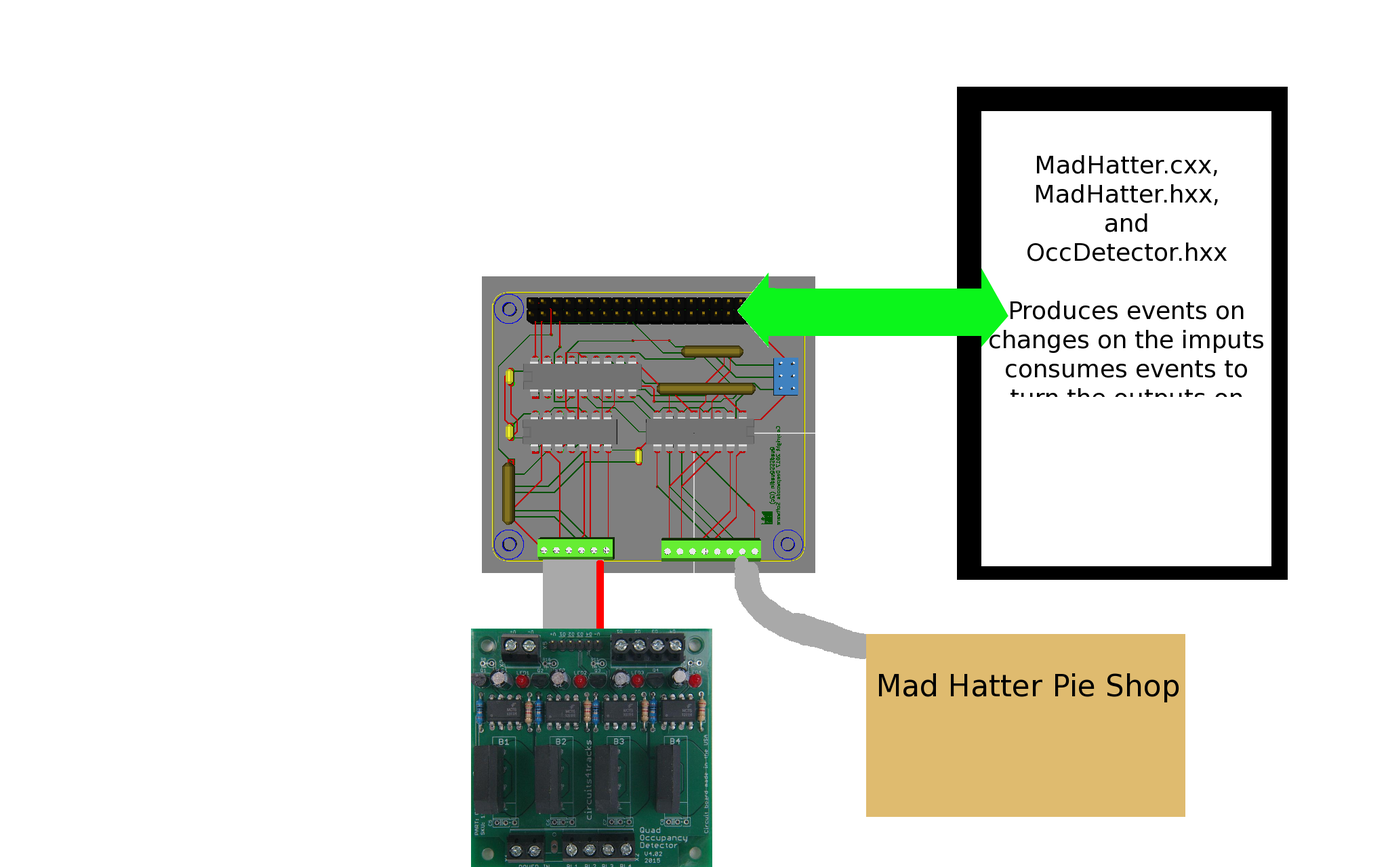
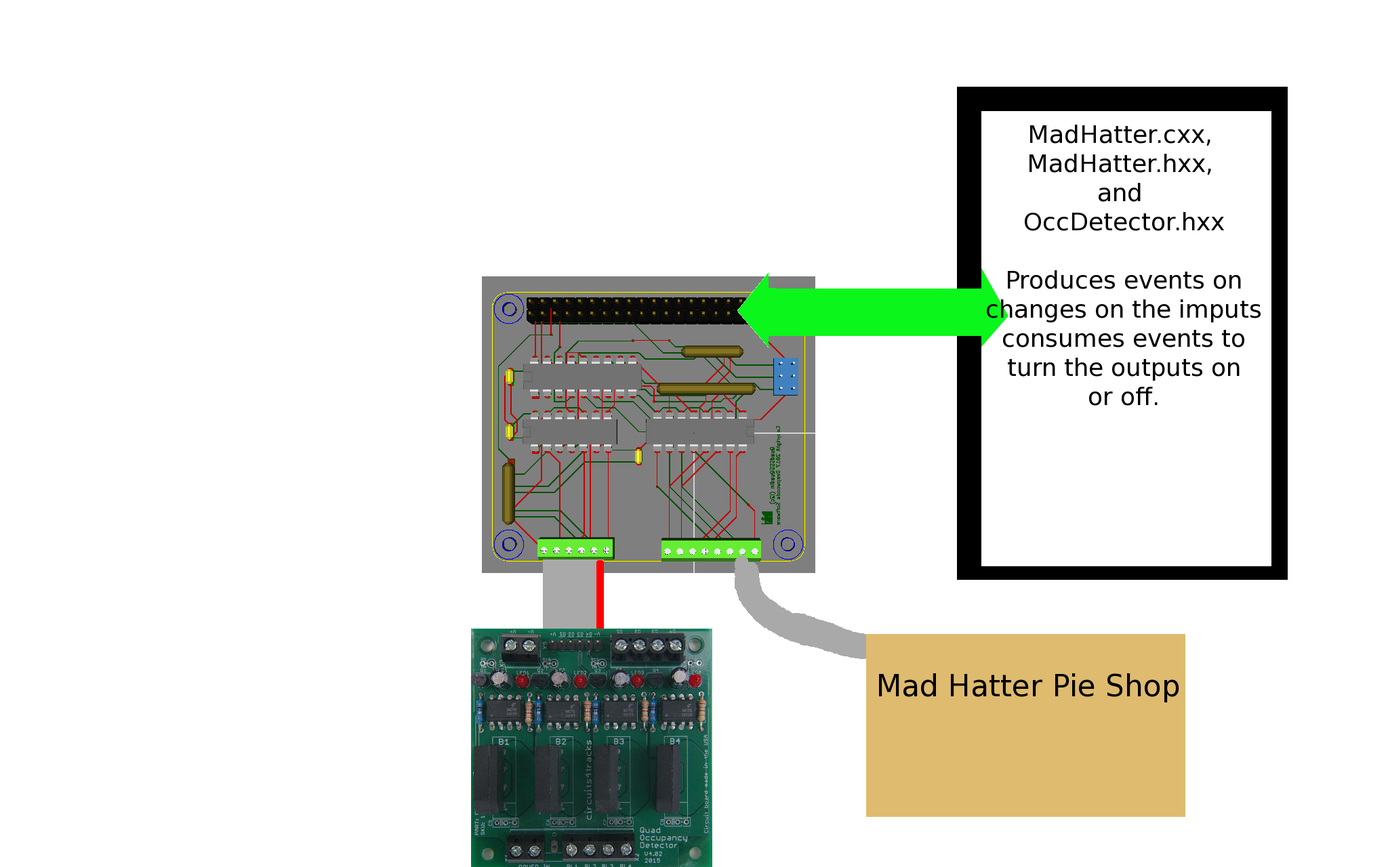
Layers edited between the first and the second (1388, 867) image:
painted on "MadHatter.cxx, ..." over [986,124,1263,406]
